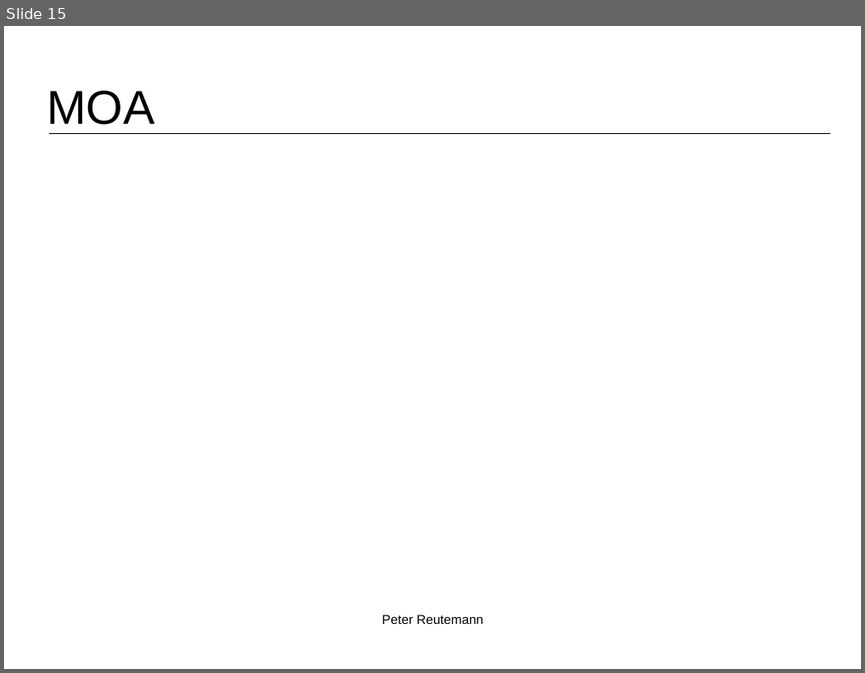
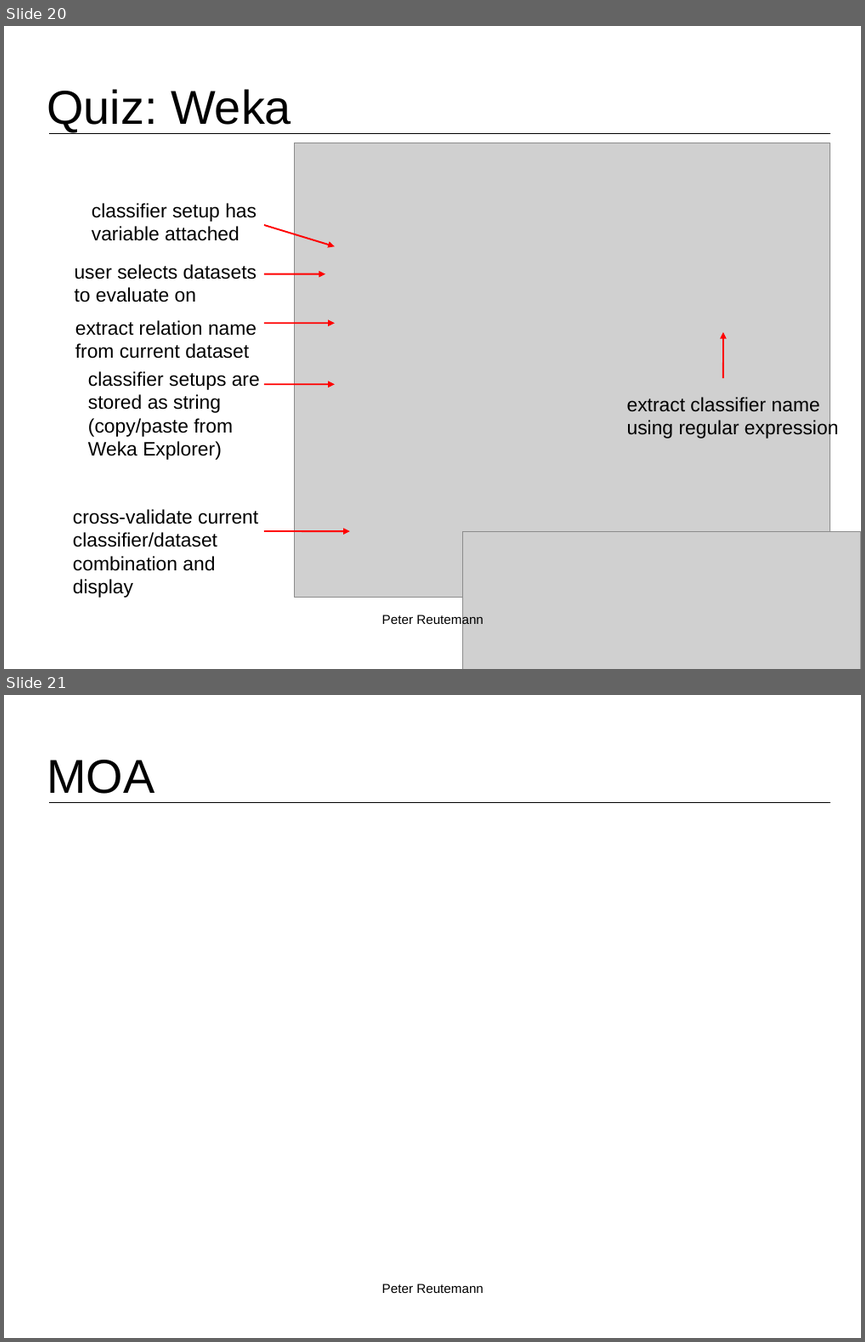
Before and after one commit to fracpete/kuching-2015, a slide deck: 2_basic_flows/kuching2015_basic_flows-2-machine_learning.odp. Shown one above the other, each under a label of ours: slide 15 before the commit, slides 20 and 21 after it. The pictures are 865x673 and 865x1342 pixels, drawn with LibreOffice and Linux fonts; fonts in the diff are those of the drawing; grey boxes stand for pictures; background and template pictures are left out. Boxes give left, top, right and bottom in pixels: in the first picture for what was removed or moved away, otherwise in the second. Text is boxed around its words. In the diff, an @@ line names an element or a change of style, - is before the commit and + after.

Commit message:
added more Weka stuff

```diff
--- a/2_basic_flows/kuching2015_basic_flows-2-machine_learning.odp
+++ b/2_basic_flows/kuching2015_basic_flows-2-machine_learning.odp
@@ slide 20 added at (x1=4, y1=26, x2=861, y2=669), background #FFFFFF; not listed: 1 template element that a slide beside it also shows @@
@@ title added at (x1=46, y1=89, x2=291, y2=132), 44 pt, text #000000 @@
+Quiz: Weka
@@ picture added at (x1=295, y1=142, x2=830, y2=596) @@
@@ text added at (x1=92, y1=203, x2=256, y2=241), 18 pt, text #000000 @@
+classifier setup has
+variable attached
@@ arrow added from (264, 225) to (335, 246), #FF0000 1.5 pt @@
@@ text added at (x1=75, y1=264, x2=256, y2=302), 18 pt, text #000000 @@
+user selects datasets
+to evaluate on
@@ arrow added from (264, 274) to (325, 274), #FF0000 1.5 pt @@
@@ text added at (x1=75, y1=320, x2=256, y2=358), 18 pt, text #000000 @@
+extract relation name
+from current dataset
@@ arrow added from (264, 323) to (335, 323), #FF0000 1.5 pt @@
@@ arrow added from (723, 378) to (723, 332), #FF0000 1.5 pt @@
@@ text added at (x1=88, y1=371, x2=260, y2=460), 18 pt, text #000000 @@
+classifier setups are
+stored as string
+(copy/paste from
+Weka Explorer)
@@ arrow added from (264, 385) to (335, 385), #FF0000 1.5 pt @@
@@ text added at (x1=627, y1=397, x2=838, y2=439), 18 pt, text #000000 @@
+extract classifier name
+using regular expression
@@ text added at (x1=73, y1=509, x2=258, y2=597), 18 pt, text #000000 @@
+cross-validate current
+classifier/dataset
+combination and display
@@ arrow added from (264, 532) to (350, 532), #FF0000 1.5 pt @@
@@ picture added at (x1=464, y1=532, x2=861, y2=669) @@
@@ text added at (x1=382, y1=613, x2=483, y2=627), 12 pt, text #000000 @@
+Peter Reutemann
@@ what was slide 15 is now slide 21 @@
```
Also in this commit, not shown: 5 other slides added, 17 other files.
